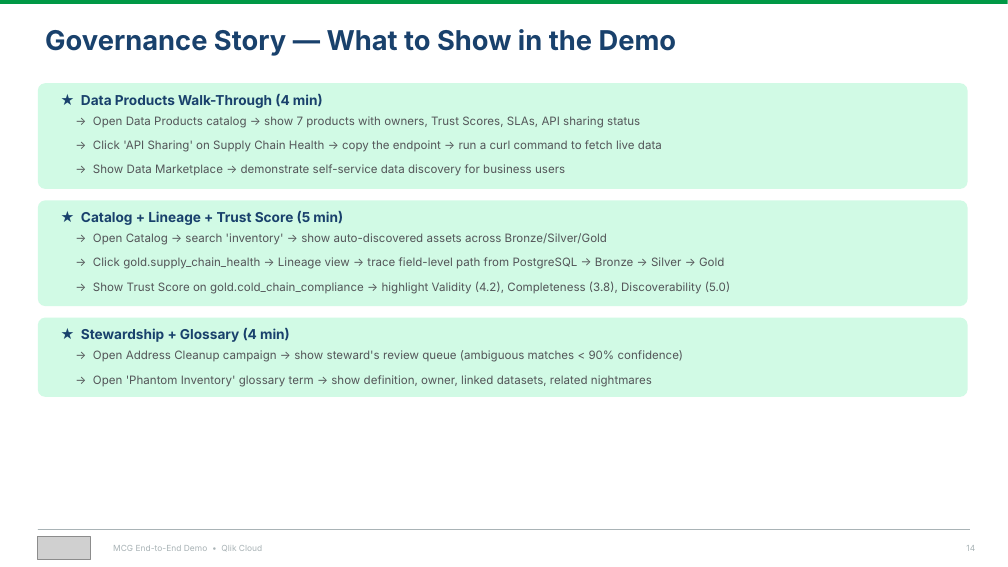
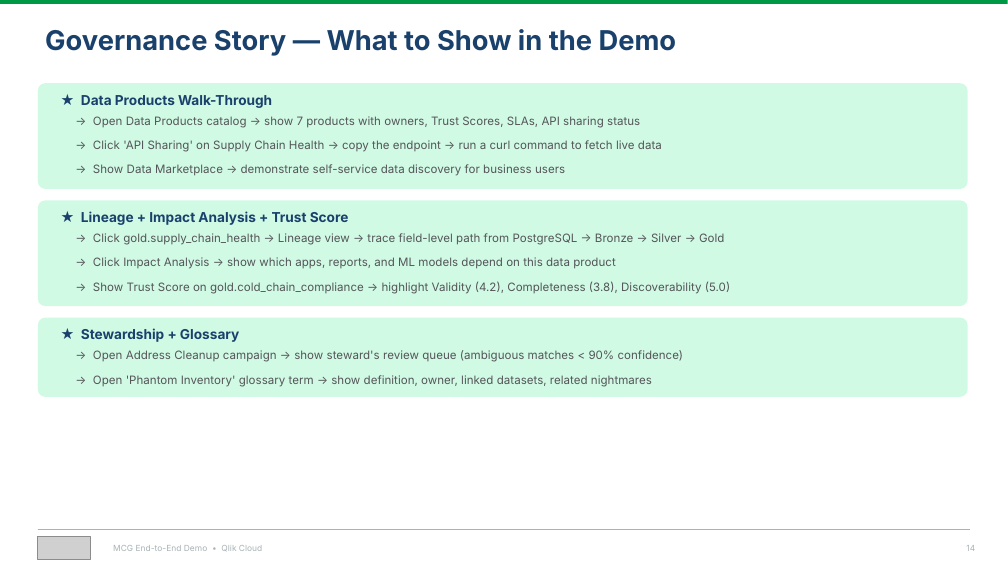
Before and after one commit to robertschoenfeldqlik/meridan_retail_group_qlik_demo_assets, a slide deck: slide 14 of MCG_Demo_Overview_Four_Stories.pptx. Drawn at 1008x567 pixels with LibreOffice and Linux fonts; fonts in the diff are those of the drawing; grey boxes stand for pictures. Boxes give left, top, right and bottom in pixels: in the first picture for what was removed or moved away, otherwise in the second. Text is boxed around its words. In the diff, an @@ line names an element or a change of style, - is before the commit and + after.

```diff
--- a/MCG_Demo_Overview_Four_Stories.pptx
+++ b/MCG_Demo_Overview_Four_Stories.pptx
@@ text at (x1=81, y1=95, x2=272, y2=108): text changed @@
-★ Data Products Walk-Through (4 min)
+★ Data Products Walk-Through
@@ text "→ Click gold.supply_chain_health → Lineage ..." moved from (x1=93, y1=257, x2=724, y2=269) to (x1=93, y1=233, x2=724, y2=245) @@
@@ text at (x1=81, y1=211, x2=349, y2=225): text changed @@
-★ Catalog + Lineage + Trust Score (5 min)
+★ Lineage + Impact Analysis + Trust Score
@@ text removed at (x1=93, y1=233, x2=607, y2=245) @@
-→ Open Catalog → search 'inventory' → show auto-discovered assets across Bronze/Silver/Gold
@@ text added at (x1=93, y1=257, x2=616, y2=269), 11 pt, text #545659 @@
+→ Click Impact Analysis → show which apps, reports, and ML models depend on this data product
@@ text at (x1=81, y1=328, x2=239, y2=342): text changed @@
-★ Stewardship + Glossary (4 min)
+★ Stewardship + Glossary
```
Also in this commit, not shown: 3 other slides changed, 1 other file.
